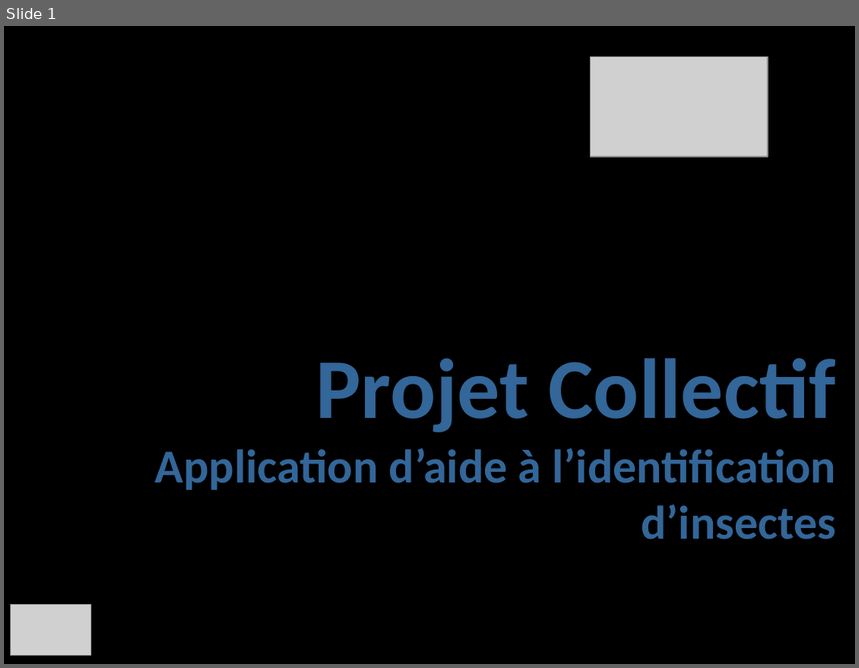
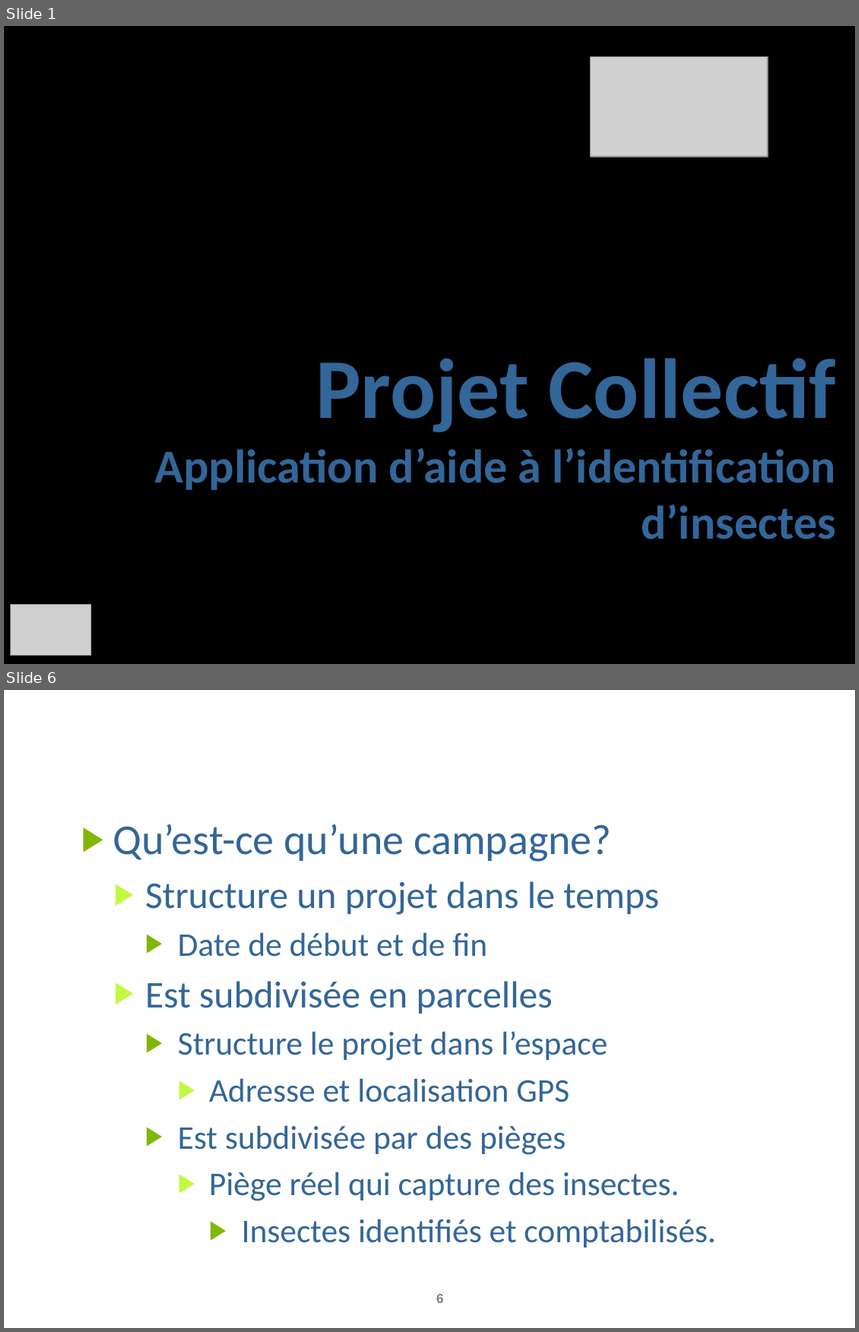
Before and after one commit to AnceretMatthieu/bebete, a slide deck: Soutenance/soutenance-projet-co.pptx. Shown one above the other, each under a label of ours: slide 1 before the commit, slides 1 and 6 after it; the slides between them are not shown. The pictures are 859x668 and 859x1332 pixels, drawn with LibreOffice and Linux fonts; fonts in the diff are those of the drawing; grey boxes stand for pictures; background and template pictures are left out. Boxes give left, top, right and bottom in pixels: in the first picture for what was removed or moved away, otherwise in the second. Text is boxed around its words. In the diff, an @@ line names an element or a change of style, - is before the commit and + after.

```diff
--- a/Soutenance/soutenance-projet-co.pptx
+++ b/Soutenance/soutenance-projet-co.pptx
@@ slide 6 added at [4,690,855,1328], background picture (left out) @@
@@ title added at [61,704,820,763], 44 pt, text #FFFFFF @@
+II. Application mobile (3)
@@ text added at [113,824,716,1248], 28 pt, text #336699 @@
+▶ Qu’est-ce qu’une campagne?
+  ▶ Structure un projet dans le temps
+    ▶ Date de début et de fin
+  ▶ Est subdivisée en parcelles
+    ▶ Structure le projet dans l’espace
+      ▶ Adresse et localisation GPS
+    ▶ Est subdivisée par des pièges
+      ▶ Piège réel qui capture des insectes.
+        ▶ Insectes identifiés et comptabilisés.
@@ page number added at [436,1294,444,1303], 11 pt, text #808080, bold @@
+6
```
Also in this commit, not shown: 5 slides changed, 10 other slides added, 2 slides removed.
